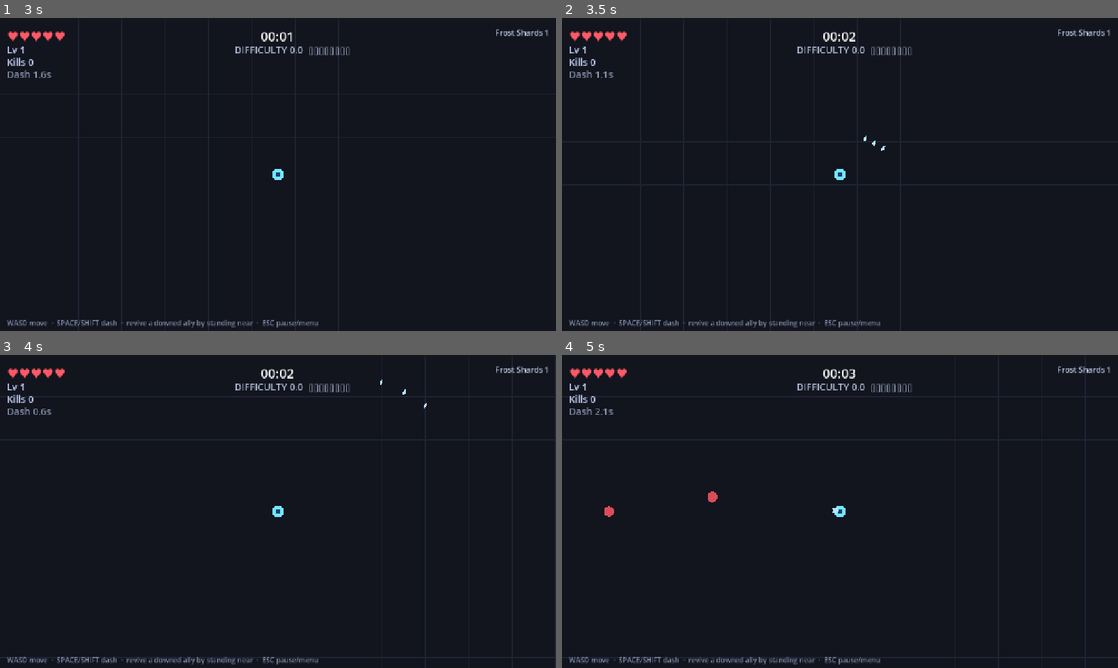
Above: before the commit, frames 1-4 (two rows, left to right).
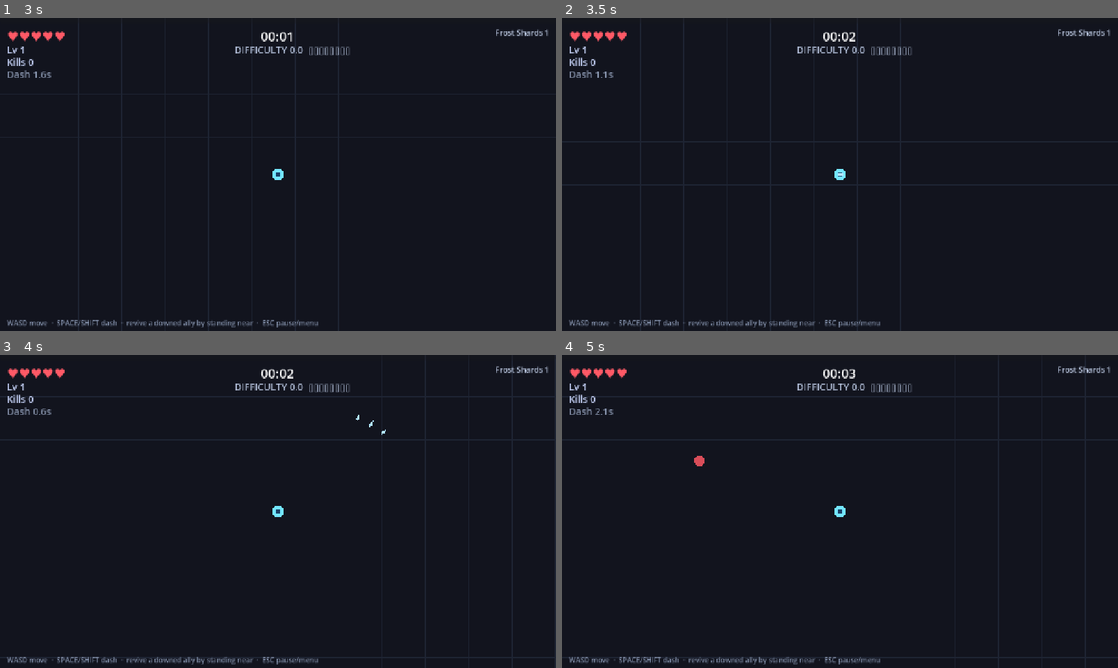
Above: after the commit, the same moments.

Repository: ICQCQ/NiceSwarm
Game: Godot game, scene res://scenes/main.tscn
Two runs of this game, one before a commit and one after it. Both use one fixed random seed, a clock stepped at 60 frames per second and the inputs below.
Inputs:
- Up to frame 1 (3 s): click "Play Solo" at 0.5 s; click "1. Frost Shards — piercing sh…" at 1.25 s; tap Enter at 2 s; hold Shift 2.03-2.78 s; hold W from 2.03 s (still down); tap Space at 2.27 s; tap R at 2.85 s
- Up to frame 2 (3.5 s): keep holding W; tap Space at 3.02 s
- Up to frame 3 (4 s): tap Space at 3.5 s; release W at 3.53 s; hold A from 3.53 s (still down); tap M at 3.6 s
- Up to frame 4 (5 s): keep holding A; tap 1 at 4.35 s; tap Space at 4.52 s

Frame 1 is identical in both runs. In frame 2, less than 0.1% of the frame differs, in the area x 49-59%, y 37-51%; in frame 3, less than 0.1%; in frame 4, 0.2%, in the area x 7-50%, y 32-52%.

Commit message:
feat: time-based wave rhythm layered on the spawner
Add a per-minute WAVES table (intensity, pop_mult) to GameConfig and wave_intensity()/
wave_pop_mult() helpers in EnemySpawner (lerped between minutes, pure function of the synced
elapsed). run_spawning divides the spawn interval by intensity (peaks = faster) and scales
desired_pop by pop_mult down to WAVE_POP_FLOOR (valleys = a real breather, not cancelled by
refill). Layered on top of the existing pace/heat/heat_spike engine; bosses still own the
DPS-checkpoints (no bespoke walls). Final XP calibration with waves on: late step 6->7 so the
FF-aggressive run centers ~L45-48. test_spawner gains 8 wave assertions (925 total green);
FF run clean, 0 errors.

Diff:
--- a/scripts/config/game_config.gd
+++ b/scripts/config/game_config.gd
@@ -31,6 +31,24 @@
 const SPAWN_INTERVAL_END := 0.2       # seconds between spawns late (at ~9 min)
 const SPAWN_REFILL_MULT := 0.4        # interval ×this while below the desired population
 
+# --- time-based wave rhythm (layered on top of pace/heat in EnemySpawner.run_spawning) ---
+# Per-game-minute [intensity, pop_mult], lerped between minutes for a smooth peaks/valleys
+# curve. intensity divides the spawn interval (peak = faster); pop_mult scales desired_pop
+# (valley = a real breather, below the normal floor). Bosses own the hard DPS-checks.
+const WAVES := [
+	[0.8, 0.8],   # 0 intro
+	[1.0, 1.0],   # 1 build
+	[1.4, 1.3],   # 2 swarm peak
+	[0.6, 0.6],   # 3 valley (breather)
+	[1.1, 1.1],   # 4 build + elites
+	[1.3, 1.2],   # 5 pressure peak
+	[1.5, 1.4],   # 6 swarm peak
+	[0.65, 0.65], # 7 valley (breather)
+	[1.3, 1.3],   # 8 ramp
+	[1.6, 1.5],   # 9 climax
+]
+const WAVE_POP_FLOOR := 3.0           # valleys can thin the field to this (a genuine lull)
+
 # --- xp gems ---
 const MAX_GEMS := 500                  # hard cap on live ground gems (perf); excess XP condenses
 const GEM_CONDENSED_THRESHOLD := 25    # gem value at/above which it renders as a big red gem
@@ -43,7 +61,7 @@
 const XP_BAND_MID := 33       # levels 14..33 use the mid step; 34+ use the late step
 const XP_STEP_EARLY := 2      # +per level in the early band (fast dopamine)
 const XP_STEP_MID := 4        # +per level in the mid band
-const XP_STEP_LATE := 6       # +per level in the late band (aggressive)
+const XP_STEP_LATE := 7       # +per level in the late band (aggressive; calibrated with waves on)
 
 
 ## Cost AT `lvl` to reach the next level — three-band step curve, divided by `rate`.
--- a/scripts/core/spawner.gd
+++ b/scripts/core/spawner.gd
@@ -159,15 +159,39 @@
 
 # --- spawning ----------------------------------------------------------------
 
+## Per-minute wave [intensity, pop_mult], lerped between adjacent minutes for a smooth
+## peaks/valleys rhythm. Pure function of elapsed (already synced), so host & clients agree.
+func _wave() -> Vector2:
+	var w: Array = GameConfig.WAVES
+	var tm: float = main.elapsed / 60.0
+	var i := int(floor(tm))
+	if i >= w.size() - 1:
+		var last: Array = w[w.size() - 1]
+		return Vector2(last[0], last[1])
+	var f := tm - float(i)
+	var a: Array = w[i]
+	var b: Array = w[i + 1]
+	return Vector2(lerpf(a[0], b[0], f), lerpf(a[1], b[1], f))
+
+
+func wave_intensity() -> float:  # >1 = faster spawns (peak), <1 = slower (valley)
+	return _wave().x
+
+
+func wave_pop_mult() -> float:   # scales desired_pop; valleys thin the field for a breather
+	return _wave().y
+
+
 func run_spawning(delta: float) -> void:
 	var heat_v := heat()
 	var t := clampf(main.elapsed / 540.0, 0.0, 1.0)
 	var interval: float = lerpf(GameConfig.SPAWN_INTERVAL_START, GameConfig.SPAWN_INTERVAL_END, t) / (1.0 + 0.6 * (main.peer_ids.size() - 1))
+	interval /= maxf(wave_intensity(), 0.1)  # wave peak = faster spawns, valley = slower
 	# keep the arena populated: if the player clears faster than enemies arrive,
 	# ramp spawns to refill toward a target population. The target starts small
 	# (calm opening) and grows with pace (time only — doesn't spike for a fast party).
 	# (Bouncers have their own population/cap below and don't count toward this.)
-	desired_pop = int(clampf(GameConfig.SPAWN_DESIRED_BASE + pace * GameConfig.SPAWN_DESIRED_PER_DIFF, GameConfig.SPAWN_DESIRED_BASE, GameConfig.ENEMY_CAP - 20))
+	desired_pop = int(clampf((GameConfig.SPAWN_DESIRED_BASE + pace * GameConfig.SPAWN_DESIRED_PER_DIFF) * wave_pop_mult(), GameConfig.WAVE_POP_FLOOR, GameConfig.ENEMY_CAP - 20))
 	if _pool_count() < desired_pop:
 		interval *= GameConfig.SPAWN_REFILL_MULT
 	spawn_rate = 1.0 / interval
--- a/tests/test_spawner.gd
+++ b/tests/test_spawner.gd
@@ -64,5 +64,24 @@
 	t.eq(sp.difficulty, 0.0, "reset zeroes difficulty")
 	t.eq(sp.boss_next_kill, GameConfig.BOSS_KILL_BASE, "reset arms the first boss")
 
+	# --- wave rhythm (pure function of elapsed) ---
+	t.eq(GameConfig.WAVES.size(), 10, "10 wave minutes")
+	mock.elapsed = 0.0
+	t.approx(sp.wave_intensity(), GameConfig.WAVES[0][0], 0.001, "intensity at min 0")
+	t.approx(sp.wave_pop_mult(), GameConfig.WAVES[0][1], 0.001, "pop_mult at min 0")
+	mock.elapsed = 120.0
+	t.approx(sp.wave_intensity(), GameConfig.WAVES[2][0], 0.001, "intensity at min 2 peak")
+	mock.elapsed = 180.0
+	t.ok(sp.wave_intensity() < 1.0, "min 3 is a valley (intensity < 1)")
+	mock.elapsed = 150.0  # halfway between min 2 and min 3 -> lerp
+	t.approx(sp.wave_intensity(), lerpf(GameConfig.WAVES[2][0], GameConfig.WAVES[3][0], 0.5), 0.001, "intensity lerps between minutes")
+	mock.elapsed = 9999.0
+	t.approx(sp.wave_intensity(), GameConfig.WAVES[GameConfig.WAVES.size() - 1][0], 0.001, "clamps to last minute past the table")
+	var all_pos := true
+	for entry in GameConfig.WAVES:
+		if entry[0] <= 0.0 or entry[1] <= 0.0:
+			all_pos = false
+	t.ok(all_pos, "all wave entries are positive")
+
 	sp.free()
 	mock.free()
